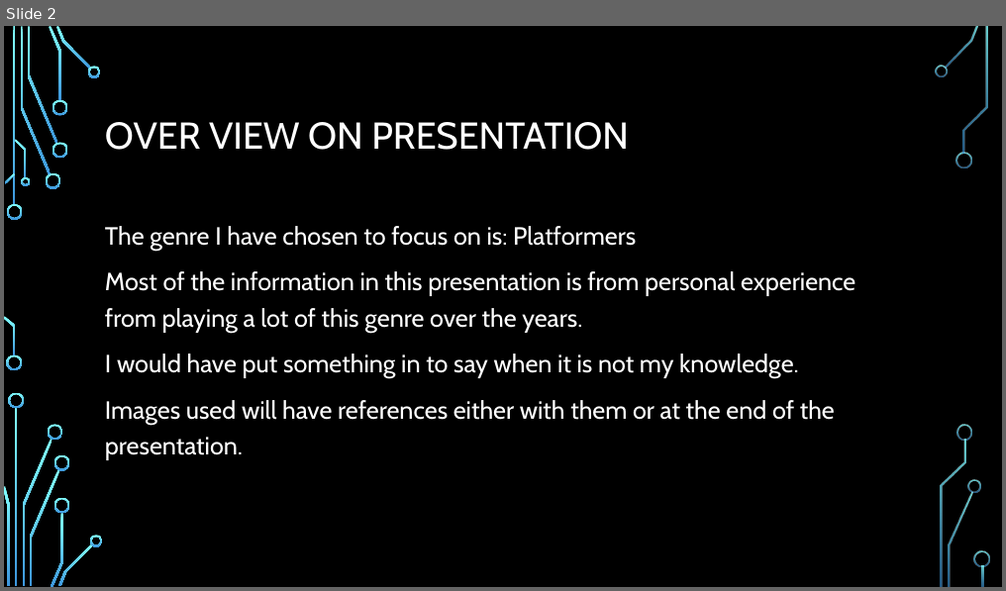
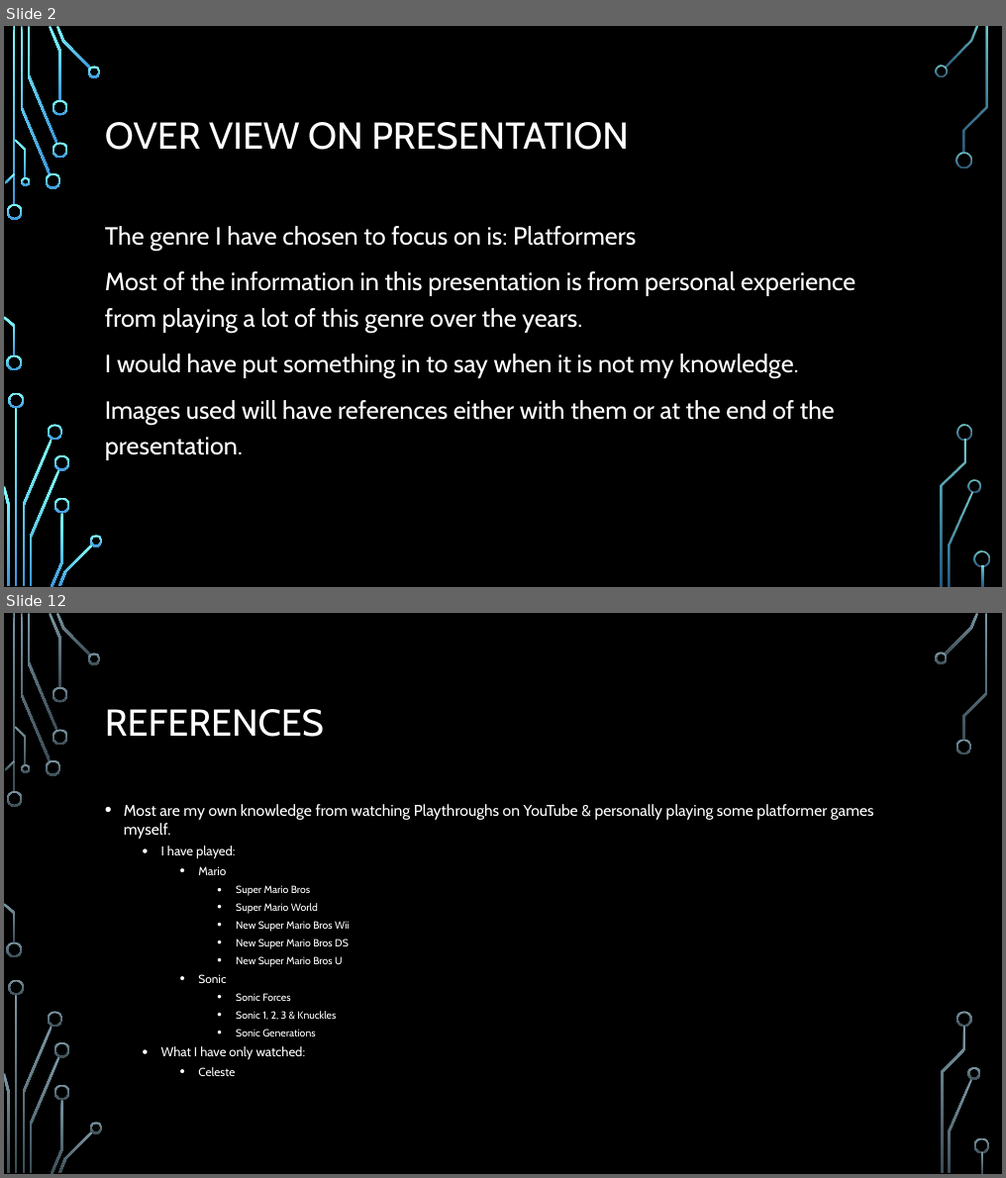
Before and after one commit to Stampard0/Assessments, a slide deck: Informational Technology (Game Design)/Part 1 Redo/Cluster - Introduction to Game Design/AT01/AT01 Video Game Case Study.pptx. Shown one above the other, each under a label of ours: slide 2 before the commit, slides 2 and 12 after it; the slides between them are not shown. The pictures are 1006x591 and 1006x1178 pixels, drawn with LibreOffice and Linux fonts; fonts in the diff are those of the drawing; background and template pictures are left out. Boxes give left, top, right and bottom in pixels: in the first picture for what was removed or moved away, otherwise in the second. Text is boxed around its words. In the diff, an @@ line names an element or a change of style, - is before the commit and + after.

```diff
--- a/Informational Technology (Game Design)/Part 1 Redo/Cluster - Introduction to Game Design/AT01/AT01 Video Game Case Study.pptx
+++ b/Informational Technology (Game Design)/Part 1 Redo/Cluster - Introduction to Game Design/AT01/AT01 Video Game Case Study.pptx
@@ slide 12 added at [4,613,1002,1174], background picture (left out) @@
@@ title added at [105,709,324,737], 36 pt, text #FFFFFF @@
+REFERENCES
@@ text added at [124,804,874,1076], 10 pt, text #FFFFFF @@
+• Most are my own knowledge from watching Playthroughs on YouTube & personally playing some platformer games myself.
+  • I have played:
+    • Mario
+      • Super Mario Bros
+      • Super Mario World
+      • New Super Mario Bros Wii
+      • New Super Mario Bros DS
+      • New Super Mario Bros U
+    • Sonic
+      • Sonic Forces
+      • Sonic 1, 2, 3 & Knuckles
+      • Sonic Generations
+  • What I have only watched:
+    • Celeste
@@ group added at [4,613,990,1174]: 33 freeform shapes, 3 rectangles @@
```
Also in this commit, not shown: 1 slide changed, 8 other slides added, 1 other file.
